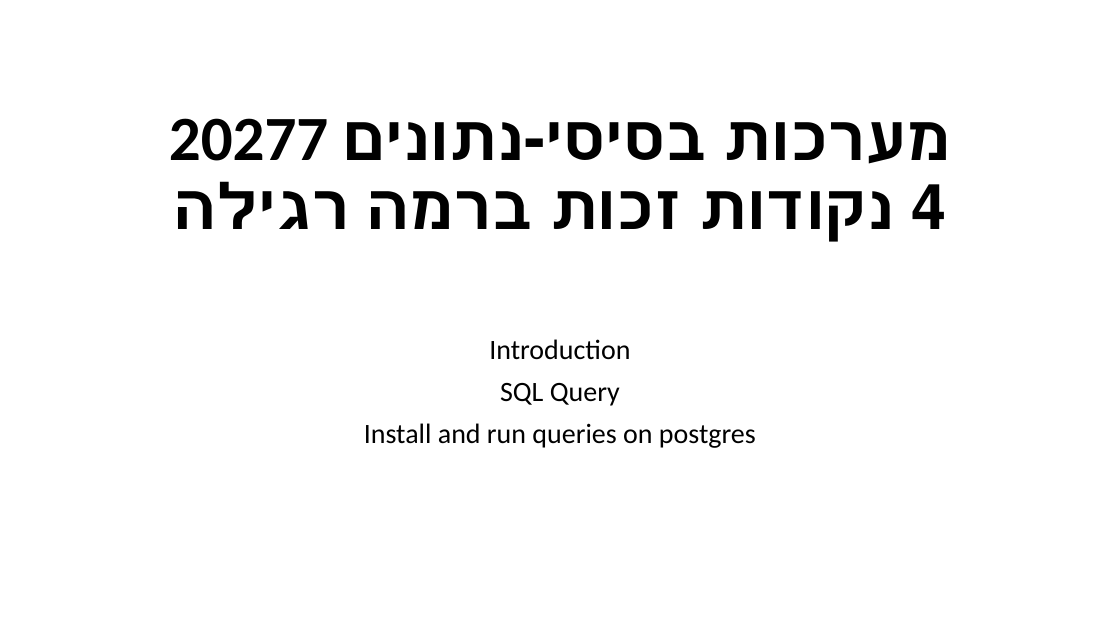
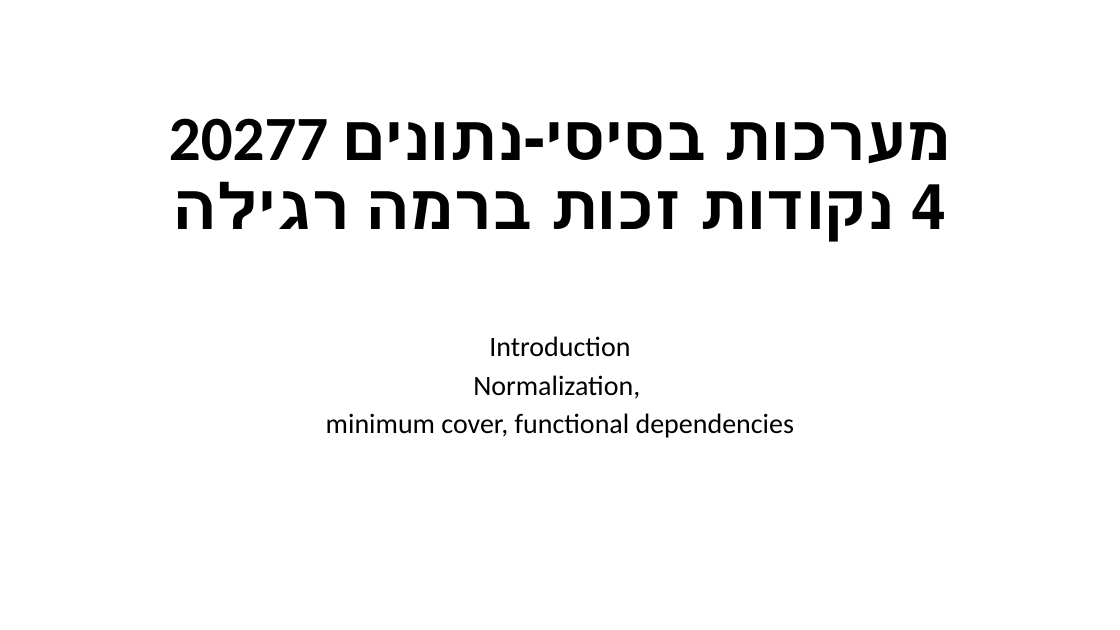
Before and after one commit to Kaitel/OOP, a slide deck: slide 1 of 20277 Database systems/FunctionalDependencies_chapter8.pptx. Drawn at 1120x630 pixels with LibreOffice and Linux fonts; fonts in the diff are those of the drawing. Boxes give left, top, right and bottom in pixels: in the first picture for what was removed or moved away, otherwise in the second. Text is boxed around its words. In the diff, an @@ line names an element or a change of style, - is before the commit and + after.

Commit message:
add minimum cover lessin

```diff
--- a/20277 Database systems/FunctionalDependencies_chapter8.pptx
+++ b/20277 Database systems/FunctionalDependencies_chapter8.pptx
@@ subtitle at (489, 336, 630, 357): line spacing 0.9 to 0.8 @@
@@ subtitle at (326, 375, 794, 438): text changed @@
-SQL Query
-Install and run queries on postgres
+Normalization,
+minimum cover, functional dependencies
```
Also in this commit, not shown: 6 other slides changed, 3 other files.
